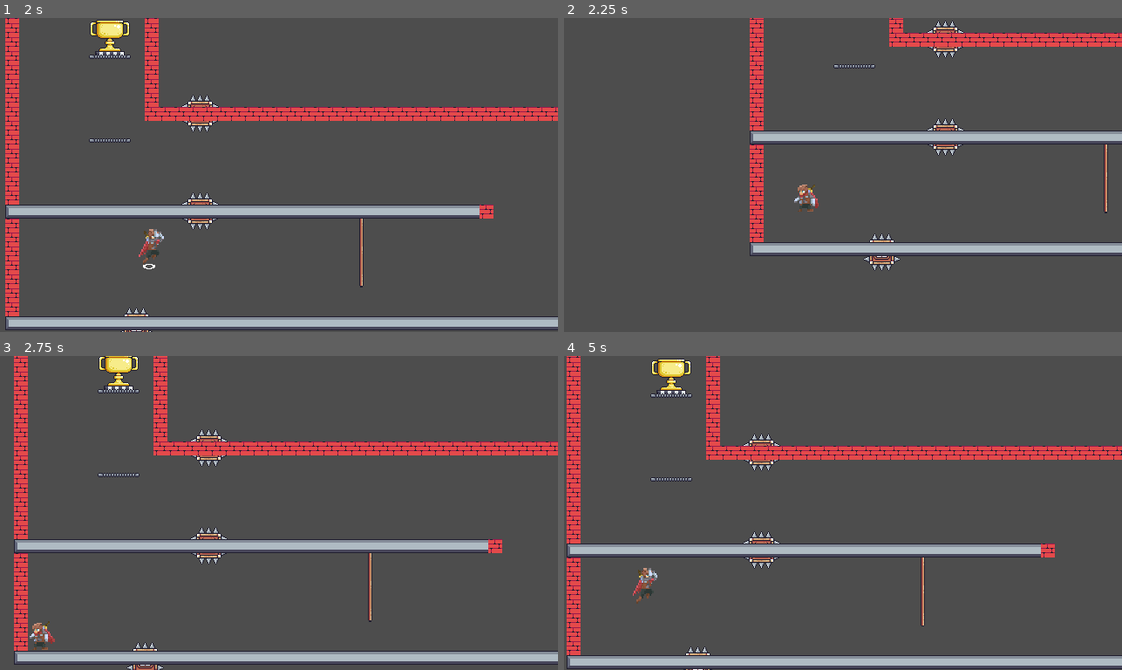
Above: before the commit, frames 1-4 (two rows, left to right).
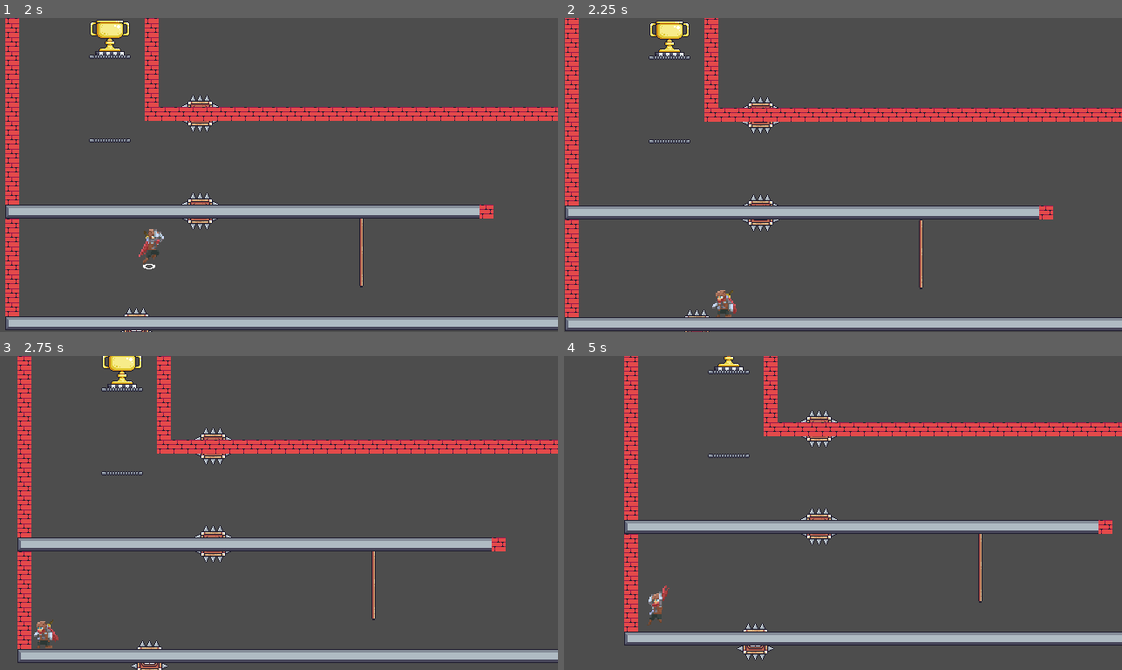
Above: after the commit, the same moments.

Repository: DeVelox/Niro
Game: Godot game, scene res://main.tscn
Two runs of this game, one before a commit and one after it. Both use one fixed random seed, a clock stepped at 60 frames per second and the inputs below.
Inputs:
- Up to frame 1 (2 s): hold D (right) from 0.53 s (still down); tap W (jump) at 0.6, 0.77, 1.07, 1.52, 1.55, 1.82 s; tap Space (dedicated_jump, bound only after the commit) at 0.8, 1.35 s
- Up to frame 2 (2.25 s): release D (right) at 2.03 s; hold A (left) from 2.03 s (still down); hold S (crouch) from 2.03 s (still down)
- Up to frame 3 (2.75 s): keep holding A (left); keep holding S (crouch); tap Space (dedicated_jump, bound only after the commit) at 2.3 s
- Up to frame 4 (5 s): release A (left) at 2.78 s; release S (crouch) at 2.78 s; hold D (right) 2.78-4.28 s; tap Shift (dash) at 2.85 s; tap W (jump) at 3.02, 3.05, 3.32, 3.77, 4.07, 4.35, 4.52, 4.82 s; tap F (interact) at 3.6 s; tap Space (dedicated_jump, bound only after the commit) at 3.8 s; hold A (left) from 4.28 s (still down)

Frame 1 is identical in both runs. In frame 2, 24% of the frame differs, in the area x 0-100%, y 0-100%; in frame 3, 11%; in frame 4, 28%.

Commit message:
Fixed slide and climb

Diff:
--- a/player/player.gd
+++ b/player/player.gd
@@ -183,6 +183,10 @@
 	if is_climbing:
 		position.x = lock_x
 		velocity.y = Input.get_axis("up", "down") * SPEED
+	if is_climbing and Input.is_action_just_pressed("dedicated_jump"):
+		is_climbing = false
+		velocity.x = motion * WALL_JUMP_MULTI
+		velocity.y = JUMP_VELOCITY
 
 
 func _try_crouch():
@@ -208,7 +212,7 @@
 	if is_wall_hanging:
 		# Apply a jump opposite of the wall hang
 		velocity.x = SPEED * WALL_JUMP_MULTI * -wall_hang_direction
-		velocity.y = JUMP_VELOCITY * 1
+		velocity.y = JUMP_VELOCITY
 		is_jumping = true
 	elif has_double_jump and not is_climbing:
 		if is_sliding:
@@ -252,7 +256,8 @@
 		if absf(velocity.x) > SPEED:
 			if is_sliding:
 				accel = SPEED / 20
-			accel = SPEED / 10
+			else:
+				accel = SPEED / 10
 		# Mostly for walking, I think
 		else:
 			if is_sliding:
@@ -297,7 +302,7 @@
 	sprite.play(_get_animation())
 
 
-func _get_animation():
+func _get_animation() -> String:
 	var animation
 	if is_climbing and not Input.get_axis("up", "down"):
 		animation = "climbing_idle"
--- a/project.godot
+++ b/project.godot
@@ -106,6 +106,12 @@
 , Object(InputEventKey,"resource_local_to_scene":false,"resource_name":"","device":-1,"window_id":0,"alt_pressed":false,"shift_pressed":false,"ctrl_pressed":false,"meta_pressed":false,"pressed":false,"keycode":0,"physical_keycode":4194322,"key_label":0,"unicode":0,"echo":false,"script":null)
 ]
 }
+dedicated_jump={
+"deadzone": 0.5,
+"events": [Object(InputEventKey,"resource_local_to_scene":false,"resource_name":"","device":-1,"window_id":0,"alt_pressed":false,"shift_pressed":false,"ctrl_pressed":false,"meta_pressed":false,"pressed":false,"keycode":0,"physical_keycode":32,"key_label":0,"unicode":32,"echo":false,"script":null)
+, Object(InputEventJoypadButton,"resource_local_to_scene":false,"resource_name":"","device":-1,"button_index":0,"pressure":0.0,"pressed":true,"script":null)
+]
+}
 
 [layer_names]
 
--- a/templates/spikes.tscn
+++ b/templates/spikes.tscn
@@ -10,8 +10,9 @@
 [sub_resource type="RectangleShape2D" id="RectangleShape2D_p5jwq"]
 size = Vector2(28, 28)
 
-[sub_resource type="RectangleShape2D" id="RectangleShape2D_ulnmx"]
-size = Vector2(43, 43)
+[sub_resource type="CapsuleShape2D" id="CapsuleShape2D_ohegu"]
+radius = 22.0
+height = 44.0
 
 [node name="Spikes" type="StaticBody2D"]
 collision_layer = 16
@@ -28,6 +29,6 @@
 collision_layer = 16
 
 [node name="CollisionShape2D" type="CollisionShape2D" parent="Area2D"]
-shape = SubResource("RectangleShape2D_ulnmx")
+shape = SubResource("CapsuleShape2D_ohegu")
 
 [connection signal="body_entered" from="Area2D" to="." method="_on_area_2d_body_entered"]
